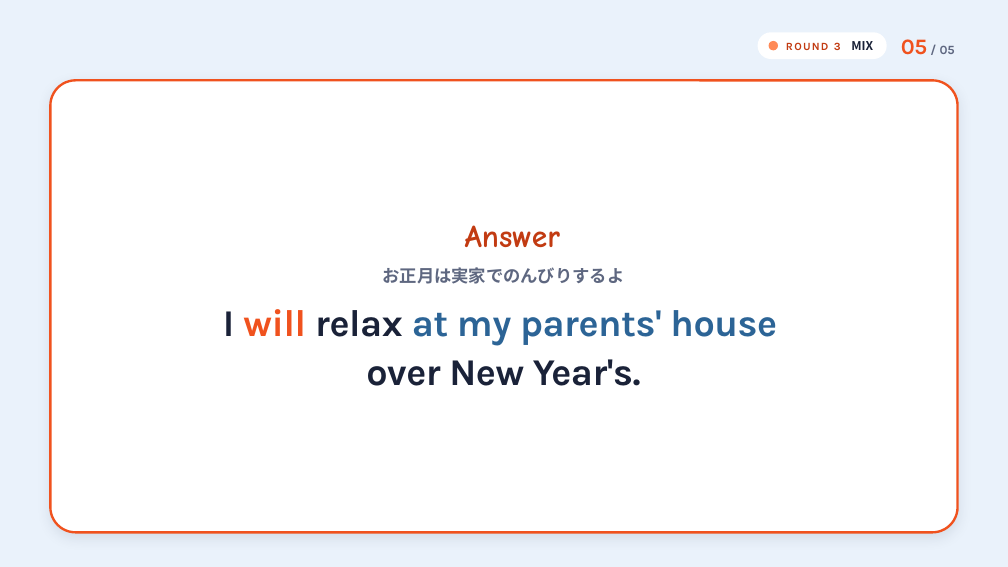
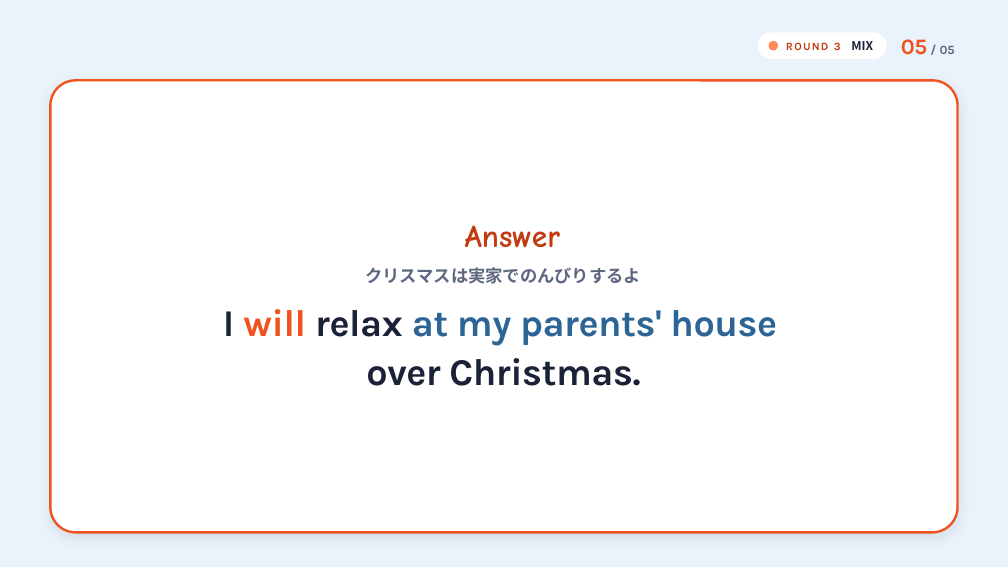
Before and after one commit to hinakajisaki-dev/hina-english, a slide deck: slide 50 of live/scott-will-can/scott-will-can.pptx. Drawn at 1008x567 pixels with LibreOffice and Linux fonts; fonts in the diff are those of the drawing. Boxes give left, top, right and bottom in pixels: in the first picture for what was removed or moved away, otherwise in the second. Text is boxed around its words. In the diff, an @@ line names an element or a change of style, - is before the commit and + after.

```diff
--- a/live/scott-will-can/scott-will-can.pptx
+++ b/live/scott-will-can/scott-will-can.pptx
@@ text at (x1=365, y1=267, x2=641, y2=284): text changed @@
-お正月は実家でのんびりするよ
+クリスマスは実家でのんびりするよ
@@ text at (x1=366, y1=358, x2=640, y2=386): text changed @@
-over New Year's.
+over Christmas.
```
Also in this commit, not shown: 10 other slides changed, 3 other files.
